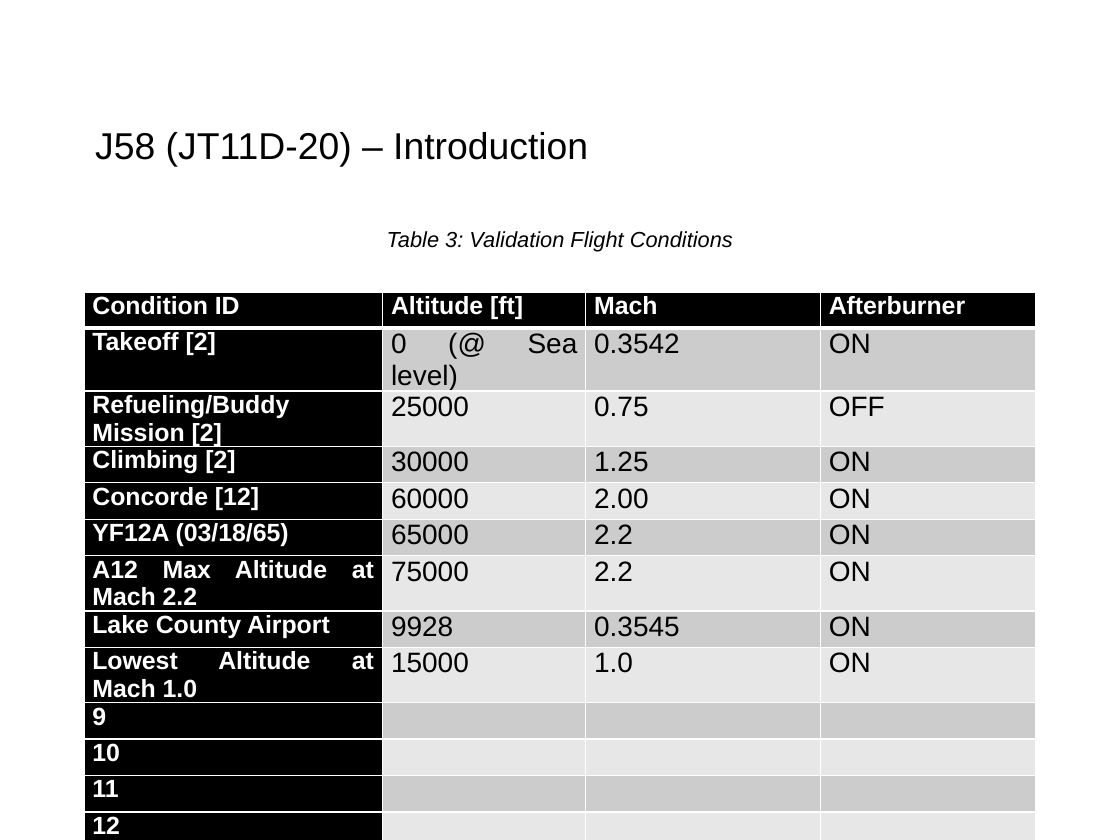
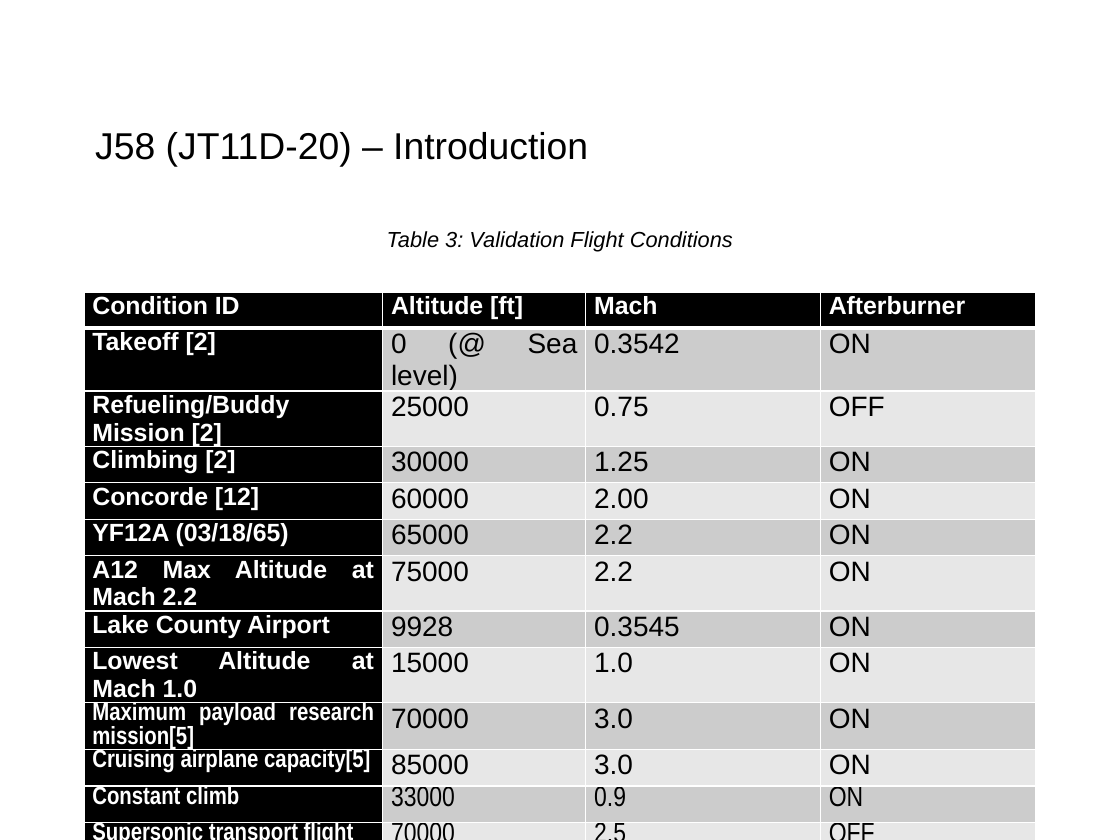
Before and after one commit to ChristianLagares/J58EngineThermalModel, a slide deck: slide 8 of Project Docs/J58-Presentation.pptx. Drawn at 1120x840 pixels with LibreOffice and Linux fonts; fonts in the diff are those of the drawing; background and template pictures are left out. Boxes give left, top, right and bottom in pixels: in the first picture for what was removed or moved away, otherwise in the second. Text is boxed around its words. In the diff, an @@ line names an element or a change of style, - is before the commit and + after.

```diff
--- a/Project Docs/J58-Presentation.pptx
+++ b/Project Docs/J58-Presentation.pptx
@@ table at (84, 292, 1036, 811) @@
-row 10: 9 |  |  | 
+row 10: Maximum payload research mission[5] | 70000 | 3.0 | ON
-row 11: 10 |  |  | 
+row 11: Cruising airplane capacity[5] | 85000 | 3.0 | ON
-row 12: 11 |  |  | 
+row 12: Constant climb | 33000 | 0.9 | ON
-row 13: 12 |  |  | 
+row 13: Supersonic transport flight | 70000 | 2.5 | OFF
```
Also in this commit, not shown: 1 other slide changed.
